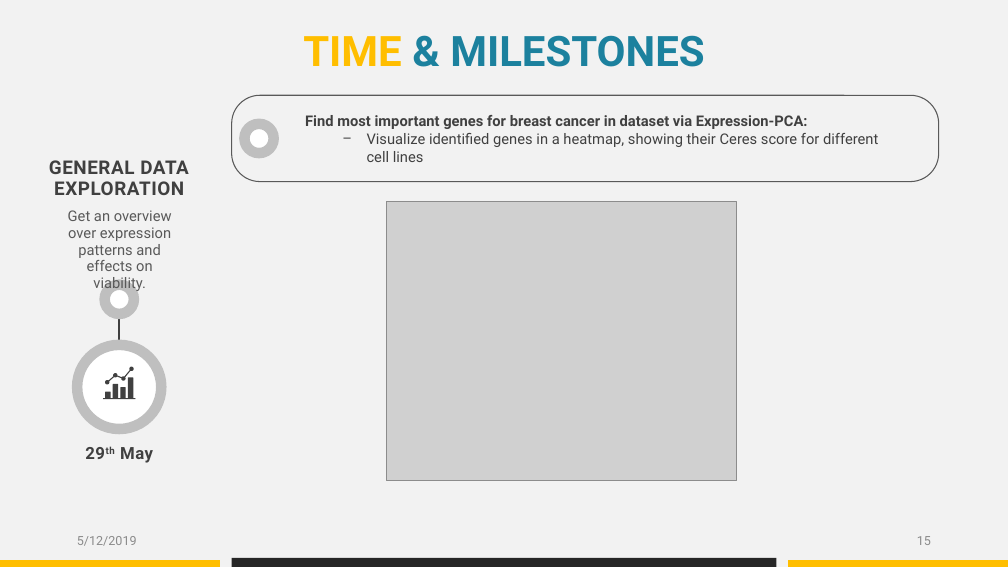
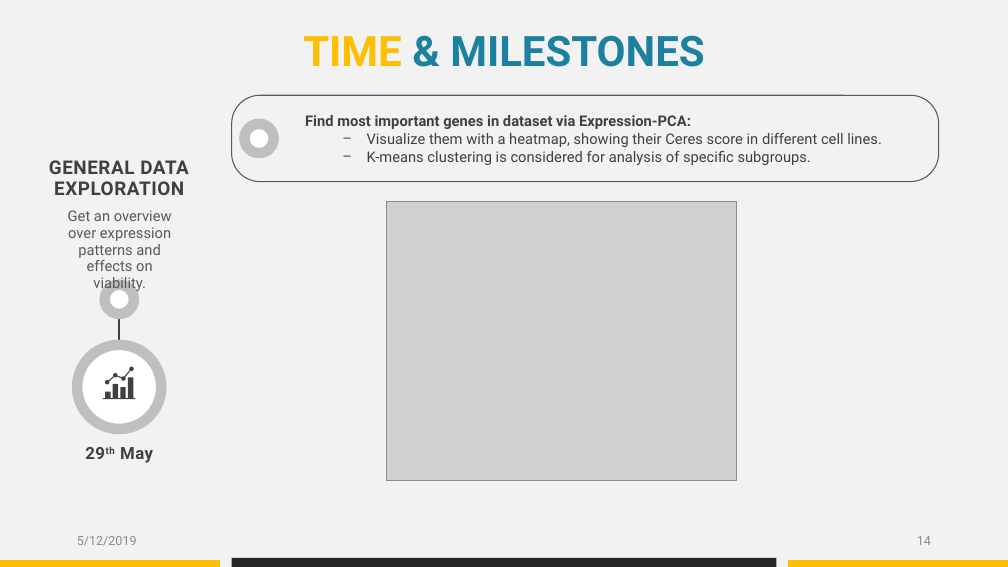
Before and after one commit to datascience-mobi/group-04-project-1-4, a slide deck: slide 14 of Project proposal_presentation_V1.pptx (slide 15 before the commit). Drawn at 1008x567 pixels with LibreOffice and Linux fonts; fonts in the diff are those of the drawing; grey boxes stand for pictures. Boxes give left, top, right and bottom in pixels: in the first picture for what was removed or moved away, otherwise in the second. Text is boxed around its words. In the diff, an @@ line names an element or a change of style, - is before the commit and + after.

```diff
--- a/Project proposal_presentation_V1.pptx
+++ b/Project proposal_presentation_V1.pptx
@@ text at [305, 115, 882, 165]: text changed @@
-Find most important genes for breast cancer in dataset via Expression-PCA:
-  − Visualize identified genes in a heatmap, showing their Ceres score for different cell lines
+Find most important genes in dataset via Expression-PCA:
+  − Visualize them with a heatmap, showing their Ceres score in different cell lines.
+  − K-means clustering is considered for analysis of specific subgroups.
@@ page number at [917, 536, 931, 545]: text changed @@
-15
+14
```
Also in this commit, not shown: 9 other slides changed, 1 slide removed.
